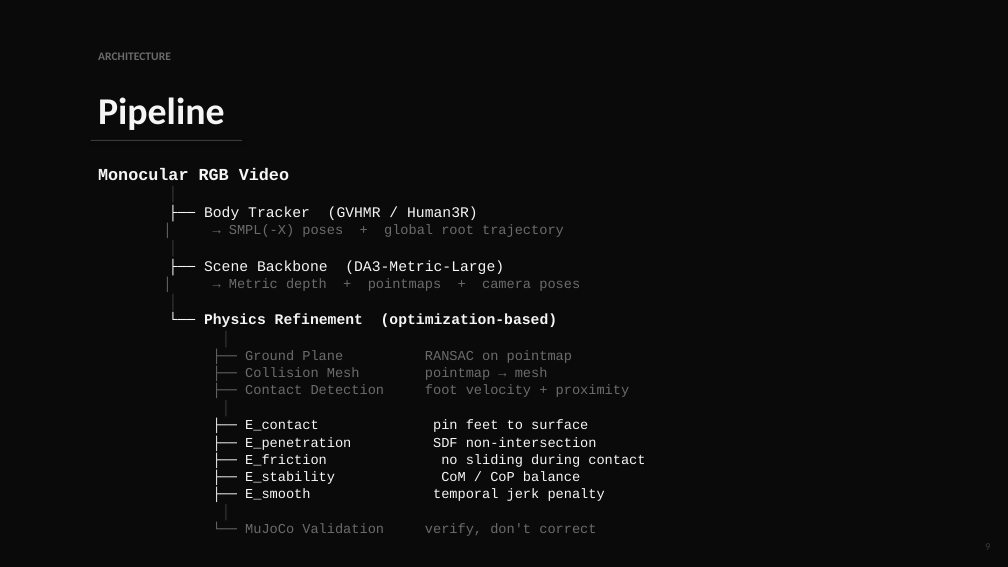
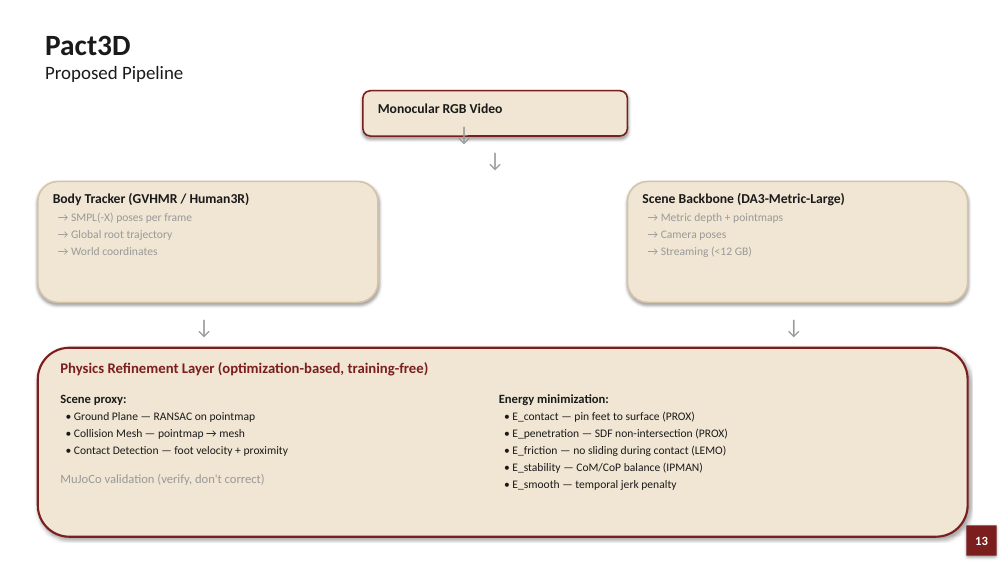
Before and after one commit to JCNTH/Pact3D, a slide deck: slide 13 of Pact3D_Presentation.pptx (slide 9 before the commit). Drawn at 1008x567 pixels with LibreOffice and Linux fonts; fonts in the diff are those of the drawing. Boxes give left, top, right and bottom in pixels: in the first picture for what was removed or moved away, otherwise in the second. Text is boxed around its words. In the diff, an @@ line names an element or a change of style, - is before the commit and + after.

```diff
--- a/Pact3D_Presentation.pptx
+++ b/Pact3D_Presentation.pptx
@@ background #0A0A0A to #FFFFFF @@
@@ text added at [45, 35, 130, 56], 28 pt, text #1A1A1A, bold @@
+Pact3D
@@ text removed at [98, 52, 171, 60] @@
-ARCHITECTURE
@@ text at [45, 66, 183, 82]: text changed; size 36 to 18 pt; text colour #F5F5F5 to #1A1A1A; bold off @@
-Pipeline
+Proposed Pipeline
@@ rounded rectangle added at [363, 91, 628, 136], fill #F0E6D3, outline #7B1E1E 1.5 pt @@
@@ text added at [378, 103, 503, 113], 13 pt, text #1A1A1A, bold @@
+Monocular RGB Video
@@ text added at [439, 117, 552, 140], 20 pt, text #999999 @@
+↓ ↓
@@ rectangle removed at [91, 140, 242, 141] @@
@@ text removed at [98, 168, 645, 536] @@
-Monocular RGB Video
-│
-├── Body Tracker (GVHMR / Human3R)
-│ → SMPL(-X) poses + global root trajectory
-│
-├── Scene Backbone (DA3-Metric-Large)
-│ → Metric depth + pointmaps + camera poses
-│
-└── Physics Refinement (optimization-based)
-│
-├── Ground Plane RANSAC on pointmap
-├── Collision Mesh pointmap → mesh
-├── Contact Detection foot velocity + proximity
-│
-├── E_contact pin feet to surface
-├── E_penetration SDF non-intersection
-├── E_friction no sliding during contact
-├── E_stability CoM / CoP balance
-├── E_smooth temporal jerk penalty
-│
-└── MuJoCo Validation verify, don't correct
@@ rounded rectangle added at [38, 181, 378, 302], fill #F0E6D3, outline #D4C4A8 1.5 pt @@
@@ text added at [53, 193, 250, 255], 11 pt, text #999999 @@
+Body Tracker (GVHMR / Human3R)
+→ SMPL(-X) poses per frame
+→ Global root trajectory
+→ World coordinates
@@ rounded rectangle added at [628, 181, 968, 302], fill #F0E6D3, outline #D4C4A8 1.5 pt @@
@@ text added at [642, 193, 845, 257], 11 pt, text #999999 @@
+Scene Backbone (DA3-Metric-Large)
+→ Metric depth + pointmaps
+→ Camera poses
+→ Streaming (<12 GB)
@@ text added at [166, 310, 242, 333], 20 pt, text #999999 @@
+↓
@@ text added at [756, 310, 832, 333], 20 pt, text #999999 @@
+↓
@@ rounded rectangle added at [38, 348, 968, 537], fill #F0E6D3, outline #7B1E1E 2 pt @@
@@ text added at [60, 362, 429, 376], 14 pt, text #7B1E1E, bold @@
+Physics Refinement Layer (optimization-based, training-free)
@@ text added at [60, 394, 288, 485], 11 pt, text #1A1A1A @@
+Scene proxy:
+• Ground Plane — RANSAC on pointmap
+• Collision Mesh — pointmap → mesh
+• Contact Detection — foot velocity + proximity
+MuJoCo validation (verify, don't correct)
@@ text added at [499, 394, 727, 490], 11 pt, text #1A1A1A @@
+Energy minimization:
+• E_contact — pin feet to surface (PROX)
+• E_penetration — SDF non-intersection (PROX)
+• E_friction — no sliding during contact (LEMO)
+• E_stability — CoM/CoP balance (IPMAN)
+• E_smooth — temporal jerk penalty
@@ rectangle added at [966, 526, 997, 556], fill #7B1E1E, 12 pt, text #FFFFFF, bold @@
+13
@@ text removed at [985, 541, 990, 554] @@
-9
```
Also in this commit, not shown: 5 other slides changed, 11 slides added, 10 slides removed, 10 other files.
